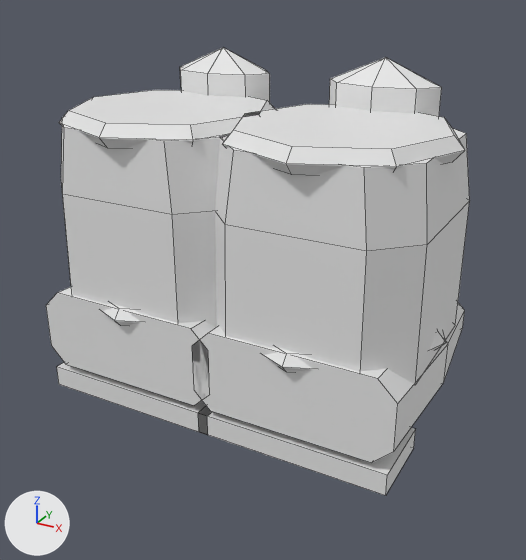
Before and after pictures for a commit that changed the FBX model roblox/art/armor/shoes_tier1_legendary.fbx.
The view is the same before and after, from a 50 mm camera at (1.85, -3.25, -1.57) aimed at (0.0, 0.11, -3.25). Lighting does not change. The marker at lower left points along +X, +Y and +Z. The first picture is the older version. Mesh edges are drawn as thin lines. Where no turn or scale is listed for an object, it has been applied to the vertices.

Names of what the first picture shows: 'Boot_L', 'Boot_R', 'Greave_L', 'Greave_L_Trim', 'Greave_R', 'Greave_R_Grade', 'Greave_R_Trim' and 1 more.
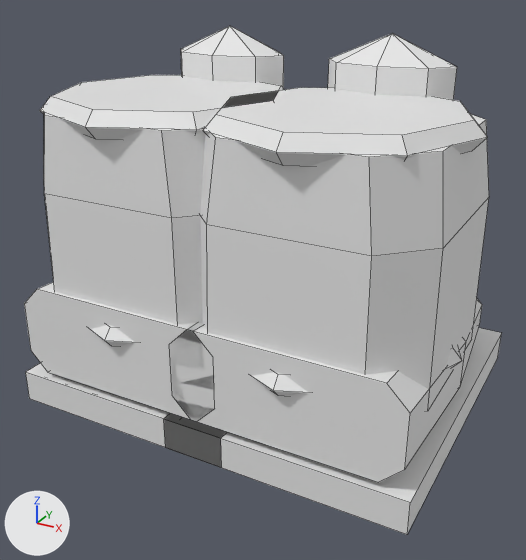
Boxes (x1, y1, x2, y2) around the edits, measured in the pictures (526 x 560 px; the box of a moved part takes in the faces that stretch with it):
'Greave_R', rescaled (13% wider, 16% taller): before (215, 57, 470, 385); after (201, 33, 489, 412)
'Boot_R', reshaped (24% wider, 22% taller): before (192, 303, 465, 496); after (164, 299, 502, 534)
'Greave_L', rescaled: before (61, 48, 270, 327); after (44, 26, 284, 324)
'Boot_L', reshaped (19% wider, 26% taller): before (46, 287, 216, 435); after (24, 282, 227, 468)
'Greave_R_Trim', moved, rescaled (18% wider, 11% taller): before (223, 104, 465, 175); after (203, 87, 488, 166)
'Greave_L_Trim', moved, rescaled (13% wider, 10% taller): before (59, 90, 275, 149); after (40, 75, 285, 140)
'Greave_R_Grade', moved, rescaled (15% wider, 19% taller): before (264, 331, 446, 372); after (252, 347, 462, 396)
part 2 of me_boot_r, moved or reshaped: before (192, 303, 465, 463); after (169, 299, 482, 482)
part 3 of me_boot_r, added: after (164, 328, 502, 534)
part 4 of me_boot_r, deleted: before (198, 406, 415, 496)
part 7 of me_boot_l, moved or reshaped: before (46, 287, 216, 406); after (24, 282, 214, 421)
part 8 of me_boot_l, added: after (25, 363, 227, 468)
part 9 of me_boot_l, deleted: before (57, 362, 212, 435)

The change, as a diff of the scene's bpy script:
```diff
--- a/roblox/art/armor/shoes_tier1_legendary.fbx.py
+++ b/roblox/art/armor/shoes_tier1_legendary.fbx.py
@@ me_greave_l @@
-me_greave_l.from_pydata(...)  # 58 vertices, 52 faces; spans x -0.56..0.56, y -0.53..0.765, z -0.6..0.76
+me_greave_l.from_pydata(...)  # 58 vertices, 52 faces; spans x -0.644..0.644, y -0.61..0.88, z -0.69..0.874
+# me_greave_l part 11: the whole mesh is scaled about the mesh origin by 1.15
 me_greave_l.materials.append(mat_shoes_tier1_legendary_greave_l)
@@ me_greave_l_trim @@
-me_greave_l_trim.from_pydata(...)  # 24 vertices, 18 faces; spans x -0.594..0.594, y -0.594..0.594, z 0.39..0.51
+me_greave_l_trim.from_pydata(...)  # 24 vertices, 18 faces; spans x -0.683..0.683, y -0.683..0.683, z 0.448..0.586
+# me_greave_l_trim part 6: the whole mesh is scaled about the mesh origin by 1.15
 me_greave_l_trim.materials.append(mat_shoes_tier1_legendary_greave_l_trim)
@@ me_greave_r_trim @@
-me_greave_r_trim.from_pydata(...)  # 24 vertices, 18 faces; spans x -0.594..0.594, y -0.594..0.594, z 0.39..0.51
+me_greave_r_trim.from_pydata(...)  # 24 vertices, 18 faces; spans x -0.683..0.683, y -0.683..0.683, z 0.448..0.586
+# me_greave_r_trim part 5: the whole mesh is scaled about the mesh origin by 1.15
 me_greave_r_trim.materials.append(mat_shoes_tier1_legendary_greave_r_trim)
@@ me_boot_l @@
-me_boot_l.from_pydata(...)  # 56 vertices, 42 faces; spans x -0.57..0.57, y -0.55..1.03, z -0.35..0.27
+me_boot_l.from_pydata(...)  # 64 vertices, 48 faces; spans x -0.68..0.68, y -0.66..1.21, z -0.44..0.31
+# me_boot_l part 7: the loose piece of 32 vertices spanning x -0.57..0.57, y -0.55..1.03, z -0.22..0.27 is scaled about the mesh origin by 1.15
+# me_boot_l part 8: a new loose piece, a box spanning x -0.68..0.68, y -0.66..1.21, z -0.44..-0.25, in mat_shoes_tier1_legendary_boot_l (white #e7e7e7)
+# me_boot_l part 9: the loose piece of 8 vertices spanning x -0.53..0.53, y -0.55..-0.13, z -0.35..-0.23 is deleted
+# other edits to the shape of me_boot_l do not show in these pictures
 me_boot_l.materials.append(mat_shoes_tier1_legendary_boot_l)
@@ me_boot_r @@
-me_boot_r.from_pydata(...)  # 56 vertices, 42 faces; spans x -0.57..0.57, y -0.55..1.03, z -0.35..0.27
+me_boot_r.from_pydata(...)  # 64 vertices, 48 faces; spans x -0.68..0.68, y -0.66..1.21, z -0.44..0.31
+# me_boot_r part 2: the loose piece of 32 vertices spanning x -0.57..0.57, y -0.55..1.03, z -0.22..0.27 is scaled about the mesh origin by 1.15
+# me_boot_r part 3: a new loose piece, a box spanning x -0.68..0.68, y -0.66..1.21, z -0.44..-0.25, in mat_shoes_tier1_legendary_boot_r (white #e7e7e7)
+# me_boot_r part 4: the loose piece of 8 vertices spanning x -0.53..0.53, y -0.55..-0.13, z -0.35..-0.23 is deleted
+# other edits to the shape of me_boot_r do not show in these pictures
 me_boot_r.materials.append(mat_shoes_tier1_legendary_boot_r)
@@ me_greave_r_grade @@
-me_greave_r_grade.from_pydata(...)  # 24 vertices, 18 faces; spans x -0.605..0.605, y -0.605..0.605, z -0.57..-0.47
+me_greave_r_grade.from_pydata(...)  # 24 vertices, 18 faces; spans x -0.696..0.696, y -0.696..0.696, z -0.655..-0.54
+# me_greave_r_grade part 1: the whole mesh is scaled about the mesh origin by 1.15
 me_greave_r_grade.materials.append(mat_shoes_tier1_legendary_greave_r_grade)
@@ me_greave_r @@
-me_greave_r.from_pydata(...)  # 58 vertices, 52 faces; spans x -0.56..0.56, y -0.53..0.765, z -0.6..0.76
+me_greave_r.from_pydata(...)  # 58 vertices, 52 faces; spans x -0.644..0.644, y -0.61..0.88, z -0.69..0.874
+# me_greave_r part 10: the whole mesh is scaled about the mesh origin by 1.15
 me_greave_r.materials.append(mat_shoes_tier1_legendary_greave_r)
```
